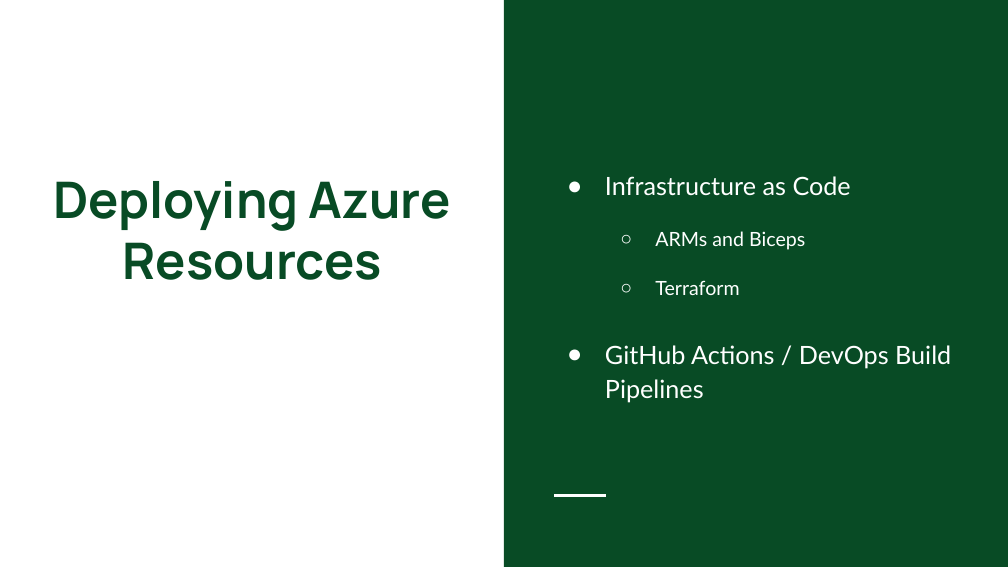
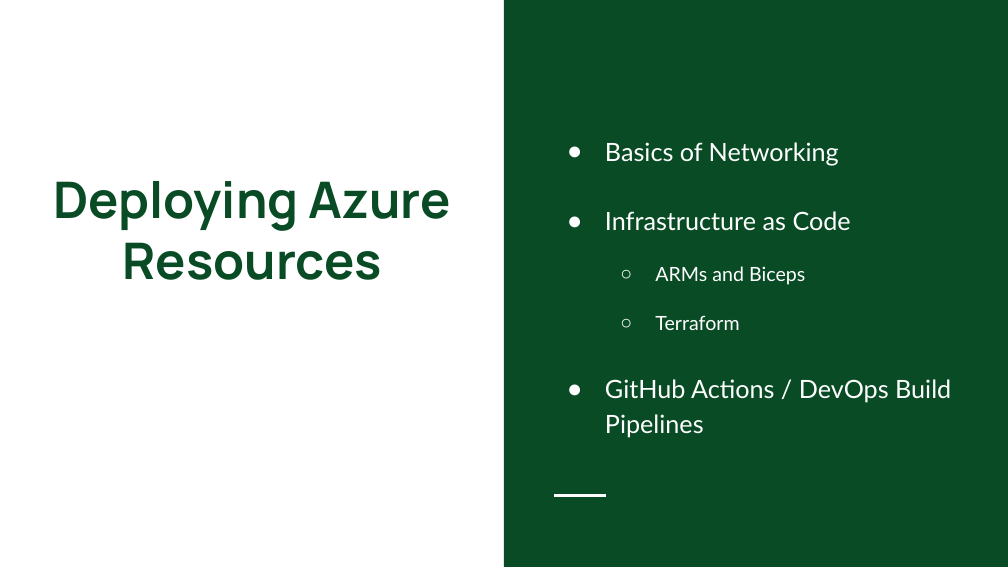
Before and after one commit to colbyford/DSBA6190-CloudComputing, a slide deck: slide 2 of 6 - Deployment and Security/Deployment.pptx. Drawn at 1008x567 pixels with LibreOffice and Linux fonts; fonts in the diff are those of the drawing. Boxes give left, top, right and bottom in pixels: in the first picture for what was removed or moved away, otherwise in the second. Text is boxed around its words. In the diff, an @@ line names an element or a change of style, - is before the commit and + after.

```diff
--- a/6 - Deployment and Security/Deployment.pptx
+++ b/6 - Deployment and Security/Deployment.pptx
@@ text at [605,142,839,165]: paragraph added @@
+● Basics of Networking
```
Also in this commit, not shown: 1 other slide changed, 4 slides added.
